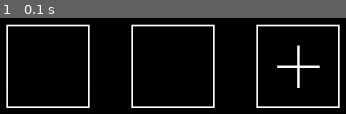
Above: before the commit, frame 1.
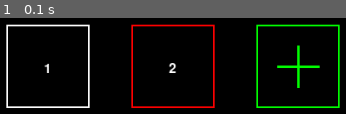
Above: after the commit, the same moment.

Repository: Nikhil-Singla/the-dev-dossier
Game: pygame game, started from game_dev/testIdleClicker_pygame.py
The game is run twice, just before and just after one commit, with the same random seed, the same clock (stepped at 60 frames per second) and the same inputs.
Inputs:
- Up to frame 1 (0.1 s): no input

The runs differ from the first frame. In frame 1, 5.4% of the frame differs, in the area x 12-99%, y 6-94%.

Commit message:
Game variables, Drawing boxes, Function definition

Diff:
--- a/game_dev/testIdleClicker_pygame.py
+++ b/game_dev/testIdleClicker_pygame.py
@@ -25,15 +25,23 @@
 
 timer = pygame.time.Clock() ## Help run our game at 60 FPS
 
-def draw_Box(color, x_coord):
+## Game Variables
+boxCount = 2
+boxOne = 1
+boxTwo = 2
+boxThree = 3
+boxFour = 4
+boxFive = 5
+
+def draw_Box(color, x_coord, value):
     pygame.draw.rect(screen, color, [x_coord, 500, 100, 100], 2)
+    value_text = font.render(str(value), True, white)
+    screen.blit(value_text, (x_coord+45, 545))
 
 def draw_endBox(color, x_coord):
     pygame.draw.rect(screen, color, [x_coord, 500, 100, 100], 2)
     pygame.draw.line(screen, color, (x_coord+50, 525), (x_coord+50, 575), 3)
     pygame.draw.line(screen, color, (x_coord+25, 550), (x_coord+75, 550), 3)
-
-boxCount = 2
 
 gameState = True ## Game Running
 while gameState:
@@ -43,10 +51,9 @@
             gameState = False
     screen.fill(background) ## Have our initial background on the screen
 
-    draw_Box(white, 100)
-    draw_Box(white, 250)
-    draw_Box(white, 400)
-    draw_endBox(white, 400)
+    draw_Box(white, 100, boxOne)
+    draw_Box(red, 250, boxTwo)
+    draw_endBox(green, 400)
 
     pygame.display.flip() ## Update the content of the entire display
 pygame.quit() ## Uninitialize all pygame modules
